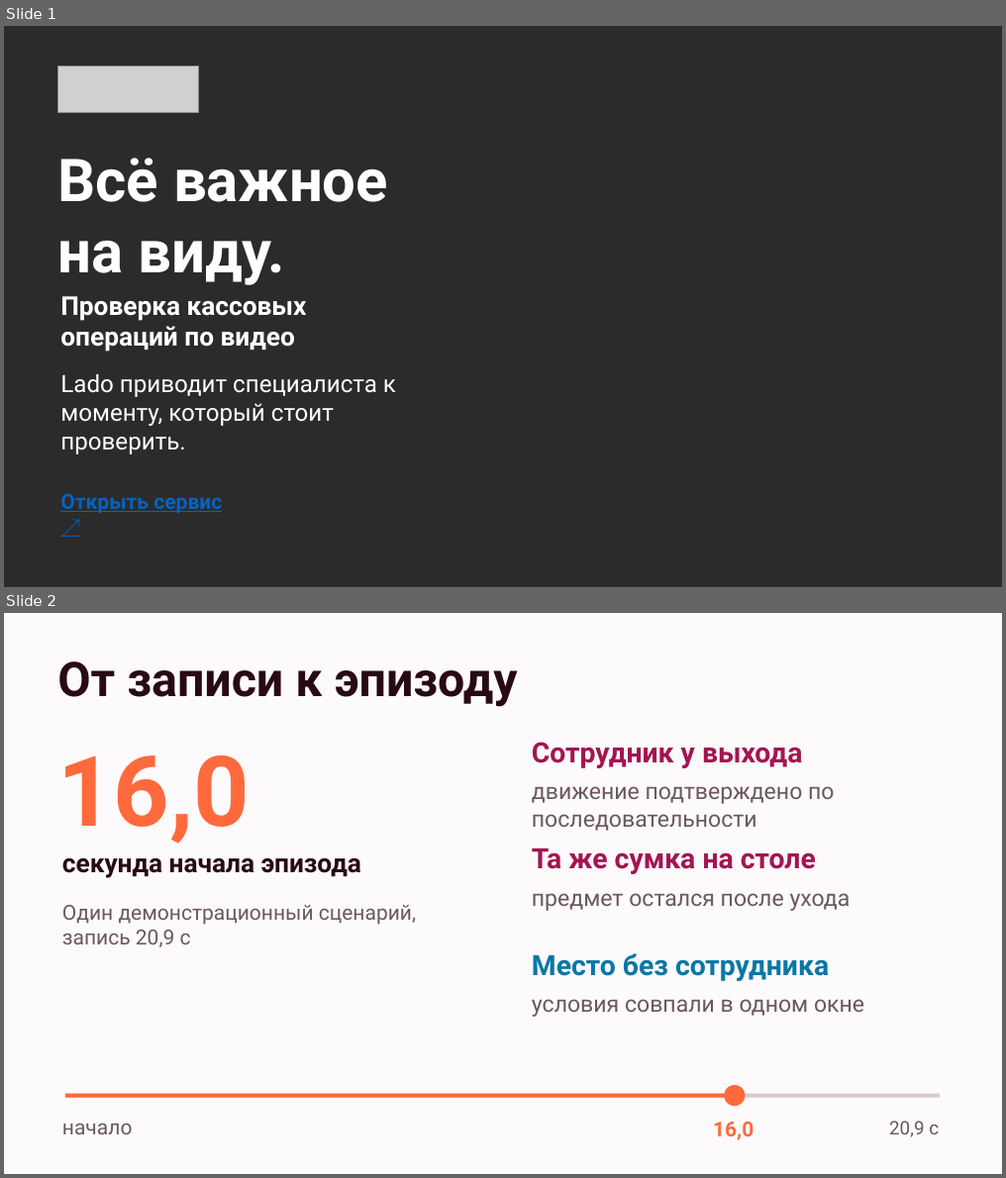
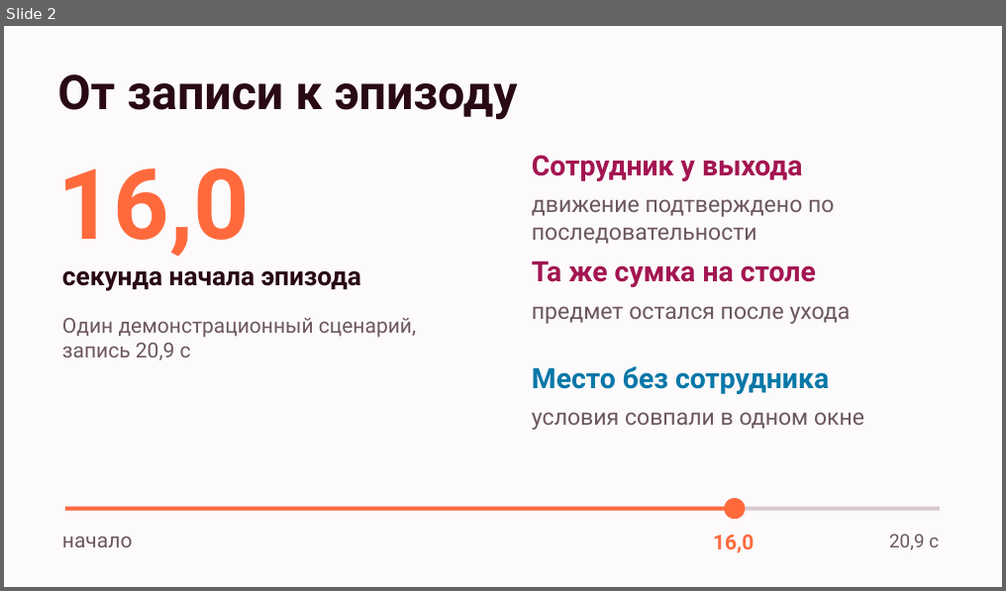
Before and after one commit to DarinaX2005X/dreamteam-datathon, a slide deck: presentation/pitch/output/lado-pitch.pptx. Shown one above the other, each under a label of ours: slides 1 and 2 before the commit, slide 2 after it. The pictures are 1006x1178 and 1006x591 pixels, drawn with LibreOffice and Linux fonts; fonts in the diff are those of the drawing; grey boxes stand for pictures; background and template pictures are left out; a plain dark background stands for a picture behind light text. Boxes give left, top, right and bottom in pixels: in the first picture for what was removed or moved away, otherwise in the second. Text is boxed around its words. In the diff, an @@ line names an element or a change of style, - is before the commit and + after.

```diff
--- a/presentation/pitch/output/lado-pitch.pptx
+++ b/presentation/pitch/output/lado-pitch.pptx
@@ slide 1 removed at [4,26,1002,587], background picture (left out) @@
@@ picture removed at [57,67,199,112] @@
@@ text removed at [57,158,388,285] @@
-Всё важное
-на виду.
@@ text removed at [60,296,307,352] @@
-Проверка кассовых
-операций по видео
@@ text removed at [60,374,396,455] @@
-Lado приводит специалиста к моменту, который стоит проверить.
@@ text removed at [60,494,222,513] @@
-Открыть сервис ↗
```
Also in this commit, not shown: 2 slides changed, 3 slides added, 2 other slides removed, 15 other files.
